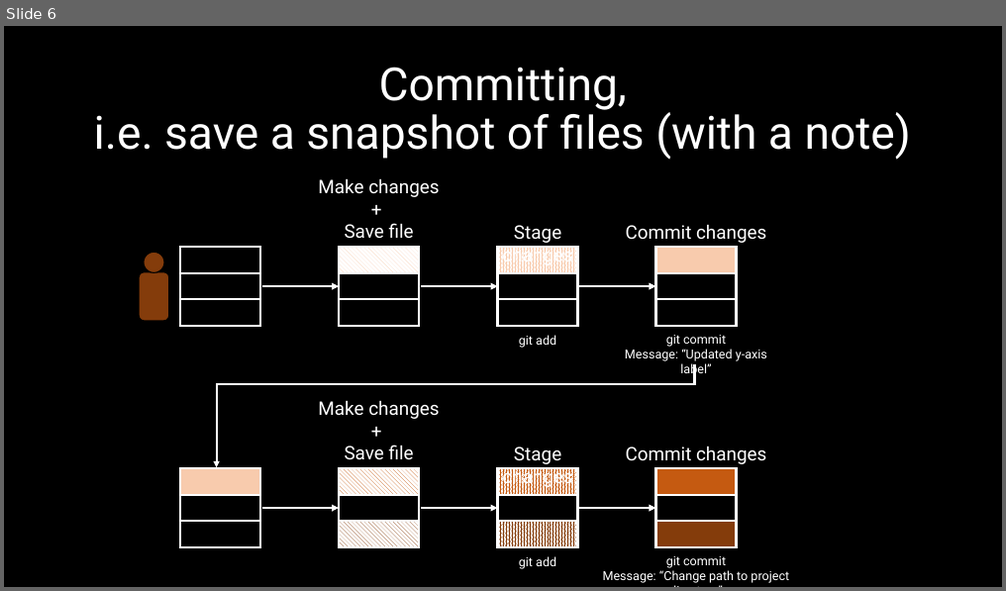
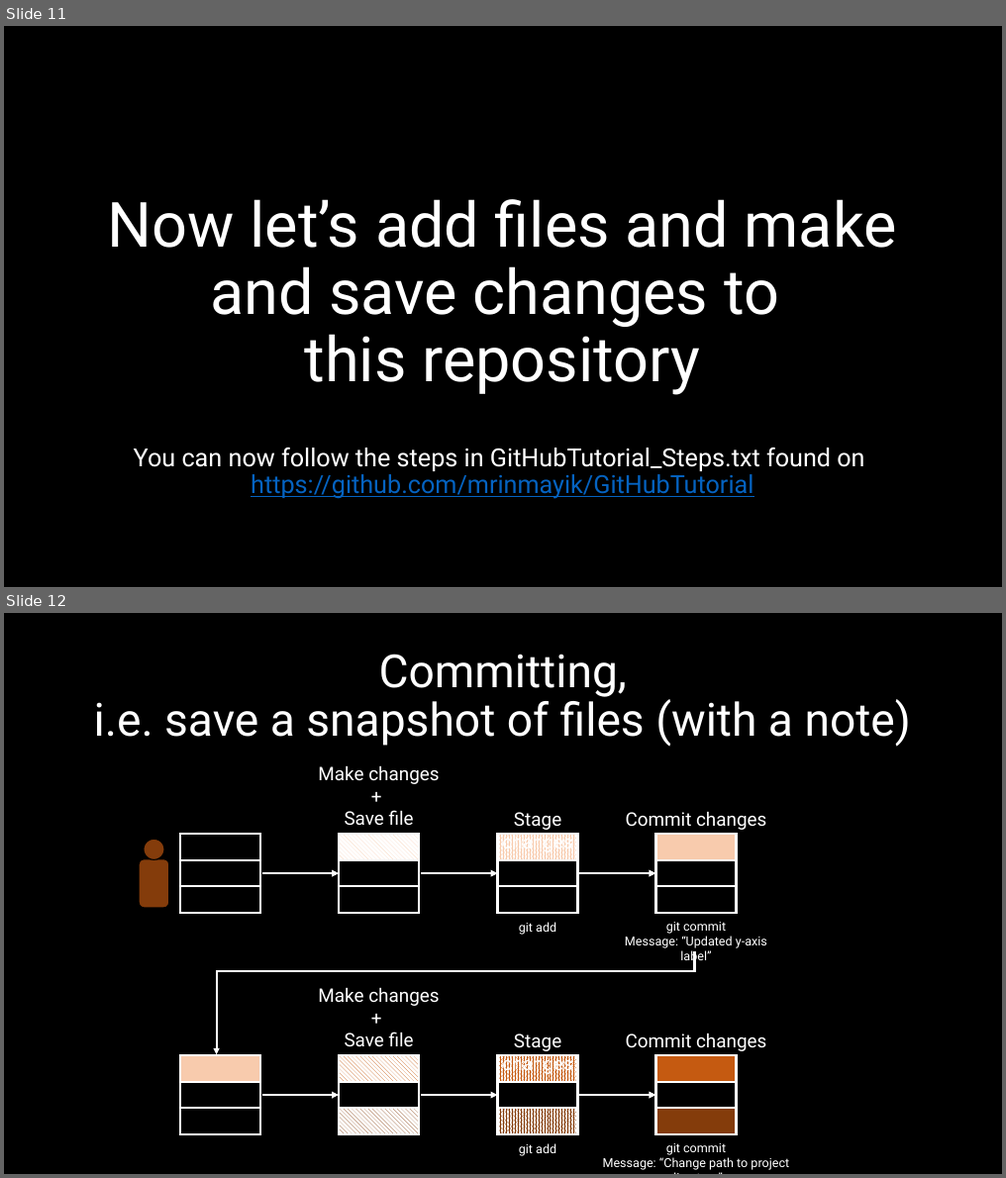
Before and after one commit to mrinmayik/GitHubTutorial, a slide deck: GitHubTutorial_Presentation.pptx. Shown one above the other, each under a label of ours: slide 6 before the commit, slides 11 and 12 after it. The pictures are 1006x591 and 1006x1178 pixels, drawn with LibreOffice and Linux fonts; fonts in the diff are those of the drawing. Boxes give left, top, right and bottom in pixels: in the first picture for what was removed or moved away, otherwise in the second. Text is boxed around its words. In the diff, an @@ line names an element or a change of style, - is before the commit and + after.

```diff
--- a/GitHubTutorial_Presentation.pptx
+++ b/GitHubTutorial_Presentation.pptx
@@ slide 11 added at (x1=4, y1=26, x2=1002, y2=587), background #000000 @@
@@ title added at (x1=108, y1=199, x2=897, y2=395), 60 pt, text #FFFFFF @@
+Now let’s add files and make and save changes to
+this repository
@@ text added at (x1=134, y1=448, x2=864, y2=499), 24 pt, text #FFFFFF @@
+You can now follow the steps in GitHubTutorial_Steps.txt found on https://github.com/mrinmayik/GitHubTutorial
@@ what was slide 6 is now slide 12 @@
```
Also in this commit, not shown: 1 slide changed, 5 other slides added, 1 other file.
